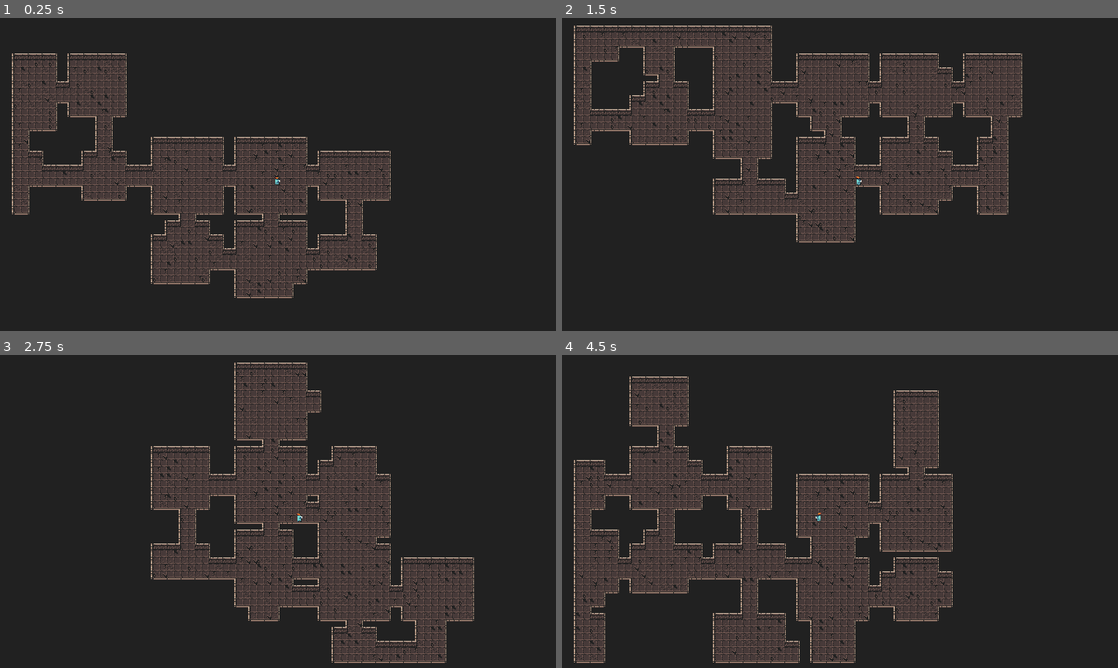
Above: before the commit, frames 1-4 (two rows, left to right).
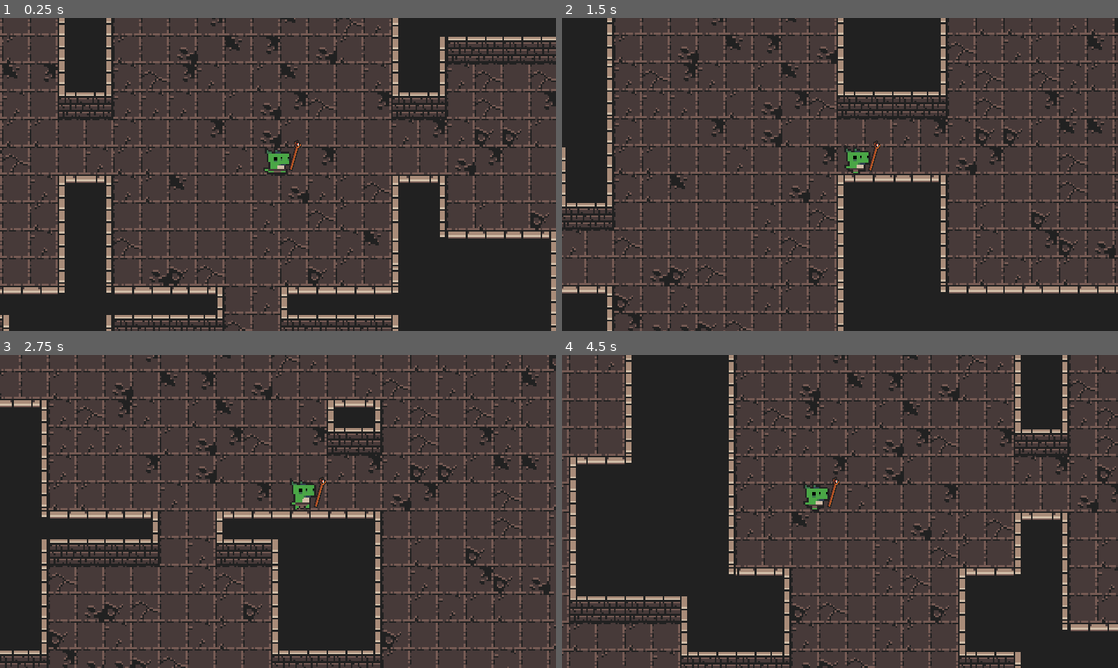
Above: after the commit, the same moments.

Repository: Erdandrej/Dungeoneers
Game: Godot game, scene res://Dungeon/World.tscn
The game is run twice, just before and just after one commit, with the same random seed, the same clock (stepped at 60 frames per second) and the same inputs.
Inputs:
- Up to frame 1 (0.25 s): no input
- Up to frame 2 (1.5 s): tap Enter (ui_accept) at 0.5, 0.77 s; hold Right (ui_right) 0.53-1.28 s; hold Down (ui_down) from 1.28 s (still down)
- Up to frame 3 (2.75 s): tap Enter (ui_accept) at 1.52 s; release Down (ui_down) at 2.03 s; hold Right (ui_right) from 2.03 s (still down)
- Up to frame 4 (4.5 s): release Right (ui_right) at 2.78 s; hold Up (ui_up) 2.78-3.53 s; tap Enter (ui_accept) at 3.02, 3.77 s; hold Left (ui_left) from 3.53 s (still down)

The runs differ from the first frame. In frame 1, 60% of the frame differs, in the area x 0-100%, y 0-100%; in frame 2, 65%; in frame 3, 71%; in frame 4, 63%.

Commit message:
Fix h_flip problem

Diff:
--- a/Dungeoneers/Dungeon/World.tscn
+++ b/Dungeoneers/Dungeon/World.tscn
@@ -502,6 +502,7 @@
 
 [node name="Player_Camera" type="Camera2D" parent="."]
 position = Vector2( 640, 384 )
+current = true
 zoom = Vector2( 0.25, 0.25 )
 limit_left = 0
 limit_top = 0
@@ -512,8 +513,8 @@
 editor_draw_drag_margin = true
 
 [node name="World_Camera" type="Camera2D" parent="."]
+visible = false
 anchor_mode = 0
-current = true
 limit_left = 0
 limit_top = 0
 limit_right = 1280
--- a/Dungeoneers/Player/Player.gd
+++ b/Dungeoneers/Player/Player.gd
@@ -5,8 +5,10 @@
 export var FRICTION = 500
 
 var velocity = Vector2.ZERO
+var animation = "Idle"
 
 onready var sprite = $Sprite
+onready var pivot = $Weapon_Pivot
 onready var animationPlayer = $AnimationPlayer
 
 func _physics_process(delta):
@@ -15,8 +17,8 @@
 	input_vector.y = Input.get_action_strength("ui_down") - Input.get_action_strength("ui_up")
 	input_vector = input_vector.normalized()
 
+
 	if input_vector != Vector2.ZERO:
-		sprite.flip_h = input_vector.x < 0
 		animationPlayer.play("Run")
 		velocity = velocity.move_toward(input_vector * MAX_SPEED, ACCELERATION * delta)
 	else:
@@ -24,3 +26,13 @@
 		velocity = velocity.move_toward(Vector2.ZERO, FRICTION * delta)
 
 	velocity = move_and_slide(velocity)
+
+func _unhandled_input(event):
+	if event.is_action_pressed("ui_left"):
+		flip(-1)
+	if event.is_action_pressed("ui_right"):
+		flip(1)
+
+func flip(scale_x):
+	sprite.scale.x = scale_x
+	pivot.scale.x = scale_x
--- a/Dungeoneers/Player/Player.tscn
+++ b/Dungeoneers/Player/Player.tscn
@@ -1,7 +1,8 @@
-[gd_scene load_steps=6 format=2]
+[gd_scene load_steps=7 format=2]
 
 [ext_resource path="res://Player/Player.gd" type="Script" id=1]
-[ext_resource path="res://Player/knight_male.png" type="Texture" id=2]
+[ext_resource path="res://Player/dino_male.png" type="Texture" id=2]
+[ext_resource path="res://Items/staff_fire.png" type="Texture" id=3]
 
 [sub_resource type="CapsuleShape2D" id=1]
 radius = 4.0
@@ -44,14 +45,21 @@
 [node name="Player" type="KinematicBody2D"]
 script = ExtResource( 1 )
 
+[node name="Weapon_Pivot" type="Position2D" parent="."]
+position = Vector2( 0, -8 )
+
+[node name="Sprite" type="Sprite" parent="Weapon_Pivot"]
+position = Vector2( 10, -3 )
+rotation = 0.273785
+scale = Vector2( 0.6, 0.6 )
+texture = ExtResource( 3 )
+
 [node name="Sprite" type="Sprite" parent="."]
 position = Vector2( 0, -16 )
 texture = ExtResource( 2 )
 hframes = 9
-frame = 4
 
 [node name="CollisionShape2D" type="CollisionShape2D" parent="."]
-visible = false
 position = Vector2( 0, -8 )
 shape = SubResource( 1 )
 
Binary file added: Dungeoneers/Items/staff_fire.png
Not shown, changed: Dungeoneers/Items/staff_fire.png.import
Binary file added: Dungeoneers/Player/dino_male.png
Not shown, added: Dungeoneers/Player/dino_male.png.import
Binary file removed: Dungeoneers/Player/knight_male.png
